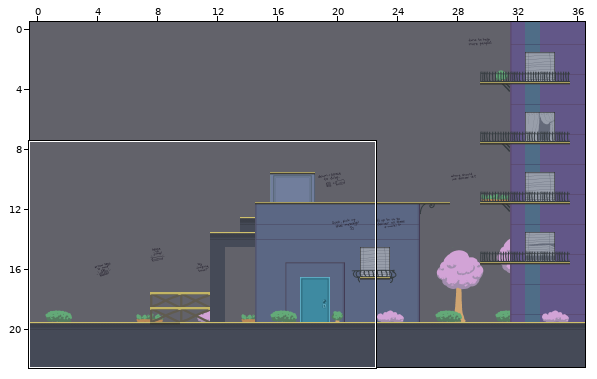
One commit to this Tiled map: public/assets/maps/tutorial.tmx. The picture above shows the old version from afar; the outline marks the close-up.
Close-up. Before the commit:
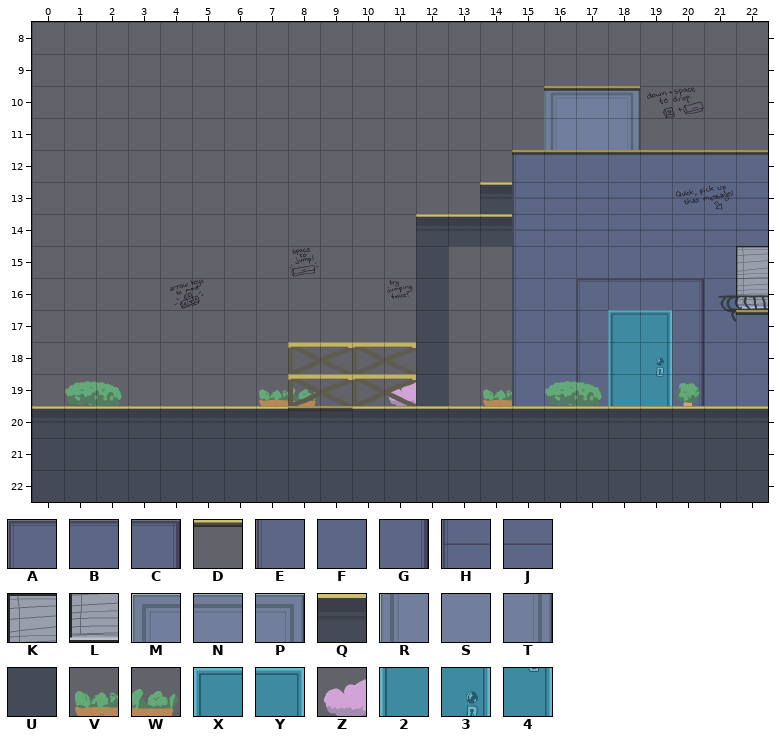
Cells are 100x100 px. Shown: x 0..22, y 8..22.
Key: from "tileset_buildings": A 0, B 1, C 2, D 10, E 40, F 41, G 42, H 80, J 81, K 128, L 168, M 203, N 204, P 205, Q 206, R 243, S 244, T 245, U 246, V 252, W 253, X 320, Y 321, Z 333, 2 360, 3 361, 4 401.
_ is an empty cell, # one hidden under a higher layer.
Layers that did not change in this view are not listed.
Layer "Background Tiles" before, first column x 0:
 8 _______________________
 9 _______________________
10 ________________MNP____
11 ________________RST____
12 _______________ABBBBBBB
13 _______________HJJJJJJJ
14 _______________HJJJJJJJ
15 _______________EFFFFFFK
16 _______________EFABBCFL
17 _______________EFEXYGFF
18 _______________EFE23GFF
19 _______VW__Z#_VEFE24GFF
20 _______________________
21 _______________________
22 _______________________
Layer "Foreground Tiles" before, first column x 0:
 8 _______________________
 9 _______________________
10 ________________DDD____
11 _______________________
12 _______________DDDDDDDD
13 ______________Q________
14 ____________QQQ________
15 ____________U__________
16 ____________U__________
17 ____________U_________D
18 ________DD__U__________
19 ________DD__U__________
20 QQQQQQQQQQQQQQQQQQQQQQQ
21 UUUUUUUUUUUUUUUUUUUUUUU
22 UUUUUUUUUUUUUUUUUUUUUUU
And afterwards:
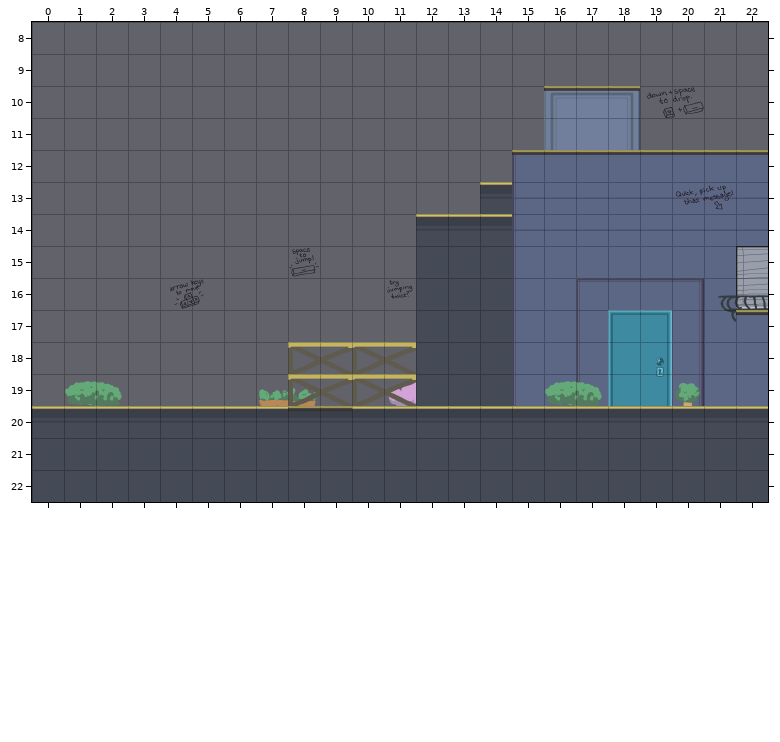
Change:
{"where": "layer \"Background Tiles\""}
{"y":19,"x":14,"old":"V","new":"#"}
{"where": "layer \"Foreground Tiles\""}
{"y":15,"x":13,"old":"__","new":"UU"}
{"y":16,"x":13,"old":"__","new":"UU"}
{"y":17,"x":13,"old":"__","new":"UU"}
{"y":18,"x":13,"old":"__","new":"UU"}
{"y":19,"x":13,"old":"__","new":"UU"}
